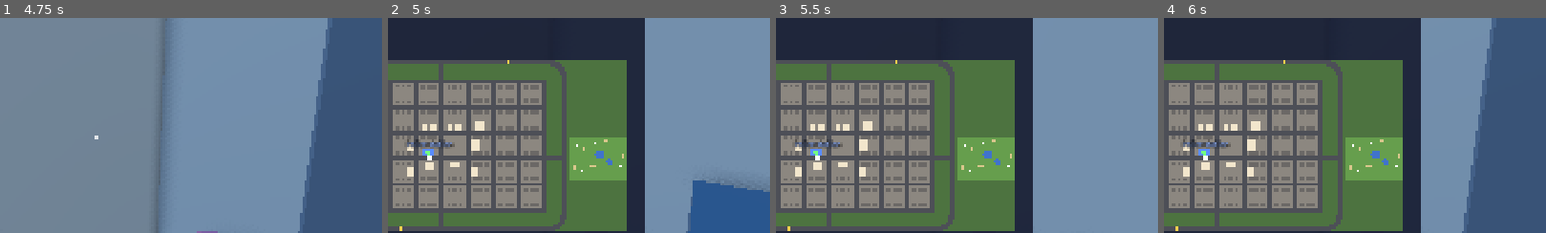
Above: before the commit, frames 1-4 (left to right).
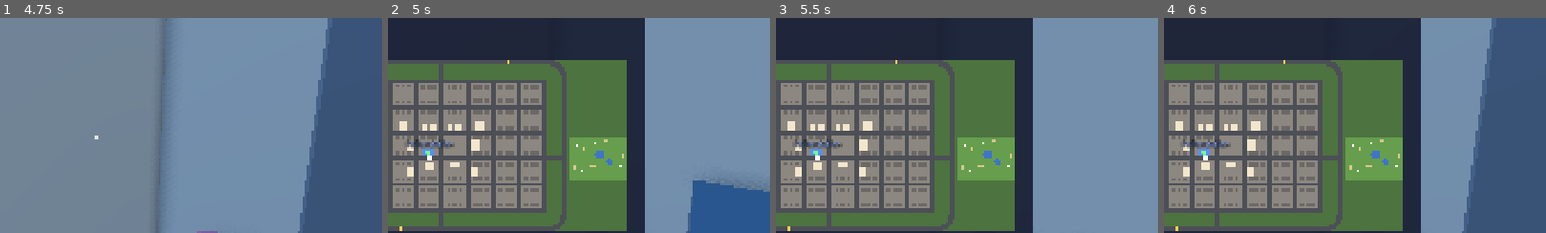
Above: after the commit, the same moments.

Repository: cristiangelini/BPD
Game: Godot game, scene res://scenes/ui/main_menu.tscn
Two runs of this game, one before a commit and one after it. Both use one fixed random seed, a clock stepped at 60 frames per second and the inputs below.
Inputs (mouse positions are % of the whole screen's width and height, from its top left):
- Up to frame 1 (4.75 s): click "Play" at 0.5 s; tap Enter at 1.25 s; move the mouse to (72, 45) at 1.27 s; hold D (move_right) 1.28-2.03 s; hold Shift (run) 1.28-2.03 s; click (72, 45) at 1.42 s; tap Space (jump) at 1.52, 1.82, 2.27, 2.57, 3.77, 4.07, 4.52 s; move the mouse to (45, 50) at 2.02 s; hold W (move_forward) from 2.03 s (still down); tap R (ask) at 2.1 s; tap Shift (run) every 0.75 s from 2.3 to 4.55 s; move the mouse to (52, 48) at 2.77 s; hold Q (checklist) 2.78-3.53 s; move the mouse to (49, 52) at 3.52 s; tap Ctrl (crouch) at 3.6 s; click (49, 52) at 3.67 s; move the mouse to (57, 51) at 4.27 s; hold H (dance) from 4.28 s (still down)
- Up to frame 2 (5 s): keep holding W (move_forward); keep holding H (dance); tap Space (jump) at 4.82 s; tap M (map) at 4.9 s
- Up to frame 3 (5.5 s): keep holding W (move_forward); move the mouse to (42, 49) at 5.02 s; release H (dance) at 5.03 s; tap G (drop) at 5.1 s; tap Space (jump) at 5.27 s; tap Shift (run) at 5.3 s
- Up to frame 4 (6 s): keep holding W (move_forward); tap Space (jump) at 5.57 s; move the mouse to (51, 50) at 5.77 s; hold F (flashlight) from 5.78 s (still down); click (51, 50) at 5.92 s
The pictures show only the part of the screen within x 37-87%, y 22-72%; the shares and areas given below are measured in that part.

Frame 1 is identical in both runs. In frame 2, 0.1% of the frame differs, in the area x 2-6%, y 48-53%; in frame 3, 0.1%; in frame 4, 0.1%.

Commit message:
Add the neighborhood chapel for the church choir infiltration
Its lot in the city (block 1,1, south side), the nave with the pews, the
choir platform with its stands, the cardboard organ and the back rooms with
the locked sacristy. --place=choir opens it; people and the case come next.

Co-Authored-By: Claude Opus 5.5 (1M context) <noreply@anthropic.com>
Claude-Session: https://claude.ai/code/session_01UXwRy4nCUmp8Zcg5tBLZhH

Diff:
--- /dev/null
+++ b/scenes/levels/church_choir.tscn
@@ -0,0 +1,57 @@
+[gd_scene format=3]
+
+[ext_resource type="Script" path="res://scripts/levels/church_choir.gd" id="1"]
+[ext_resource type="Script" path="res://scripts/levels/city.gd" id="4"]
+[ext_resource type="PackedScene" path="res://scenes/player/cop.tscn" id="2"]
+[ext_resource type="PackedScene" path="res://scenes/vehicles/patrol_car.tscn" id="3"]
+[ext_resource type="PackedScene" path="res://scenes/ui/shift_screen.tscn" id="5"]
+
+[sub_resource type="ProceduralSkyMaterial" id="SkyMat"]
+sky_top_color = Color(0.32, 0.56, 0.9, 1)
+sky_horizon_color = Color(0.75, 0.85, 0.95, 1)
+ground_horizon_color = Color(0.75, 0.85, 0.95, 1)
+ground_bottom_color = Color(0.4, 0.37, 0.33, 1)
+
+[sub_resource type="Sky" id="Sky"]
+sky_material = SubResource("SkyMat")
+
+[sub_resource type="Environment" id="Env"]
+background_mode = 2
+sky = SubResource("Sky")
+ambient_light_source = 3
+ambient_light_sky_contribution = 0.6
+ambient_light_energy = 0.45
+tonemap_mode = 2
+tonemap_exposure = 0.85
+ssao_enabled = true
+ssao_radius = 1.2
+ssao_intensity = 1.6
+adjustments_enabled = true
+adjustments_saturation = 1.2
+
+[node name="ChurchChoir" type="Node3D"]
+script = ExtResource("1")
+
+[node name="Environment" type="WorldEnvironment" parent="."]
+environment = SubResource("Env")
+
+[node name="Sun" type="DirectionalLight3D" parent="."]
+transform = Transform3D(0.866, -0.354, 0.354, 0, 0.707, 0.707, -0.5, -0.612, 0.612, 0, 8, 0)
+light_color = Color(1, 0.93, 0.82, 1)
+light_energy = 1.2
+shadow_enabled = true
+shadow_blur = 1.5
+directional_shadow_max_distance = 120.0
+
+[node name="City" type="Node3D" parent="."]
+script = ExtResource("4")
+live_place = "chapel"
+live_block_ground = false
+
+[node name="Built" type="Node3D" parent="."]
+
+[node name="Cop" parent="." instance=ExtResource("2")]
+
+[node name="PatrolCar" parent="." instance=ExtResource("3")]
+
+[node name="ShiftScreen" parent="." instance=ExtResource("5")]
--- a/scripts/case/place_draw.gd
+++ b/scripts/case/place_draw.gd
@@ -19,6 +19,7 @@
 	"traffic": "res://scenes/levels/traffic_control.tscn",
 	"jailbreak": "res://scenes/levels/jailbreak.tscn",
 	"club": "res://scenes/levels/grandpa_club.tscn",
+	"choir": "res://scenes/levels/church_choir.tscn",
 }
 ## The raids, drawn by the seed.
 const ORDER := ["grandpa", "bakery", "groomer"]
--- /dev/null
+++ b/scripts/levels/church_choir.gd
@@ -0,0 +1,153 @@
+class_name ChurchChoir
+extends InfiltrationPlace
+
+## The neighborhood chapel "Capilla del barrio" (docs/diseno/infiltracion-coro.md, step 3, decision 101): one floor on
+## its lot in the city, the front to +Z. The nave has two columns of pews with an aisle down the middle, and at the
+## back the choir's platform with its music stands and the cardboard organ by the west wall; behind the platform, the
+## sacristy (locked) and the storeroom. The cops start in the station, where the robes are, and drive here.
+## --place=choir opens it from Play. The choristers, the lady at the door and Maestro Ernesto come next (step 3b), and
+## the case after them (step 5). Every number here is (propuesta).
+
+const DOOR_SCENE := preload("res://scenes/props/front_door.tscn")
+const HALF_X := 12.0
+const HALF_Z := 11.0
+const FLOOR_TOP := 0.06
+const ROOF := GameScale.FLOOR_HEIGHT
+## The front entrance, an open doorway at the end of the aisle.
+const ENTRANCE_X := 0.0
+## The pews: one column on each side of the aisle, rows from the front toward the platform.
+const PEW_XS: Array[float] = [-3.2, 3.2]
+const PEW_ZS: Array[float] = [6.5, 5.0, 3.5, 2.0, 0.5, -1.0]
+const PEW_SIZE := Vector3(3.6, 0.45, 0.5)
+const PEW_BACK := 0.9
+## The choir's platform against the back wall, low enough to step onto, and its two rows of music stands.
+const PLATFORM := Rect2(-7.0, -7.5, 14.0, 3.5)
+const PLATFORM_HEIGHT := 0.35
+const ROW_ZS: Array[float] = [-6.7, -5.2]
+const SPOTS_PER_ROW := 7
+const SPOT_GAP := 1.8
+## Each stand sits this far in front (+Z) of its spot.
+const STAND_AHEAD := 0.55
+## Where the director stands, on the floor in front of the platform, facing it (-Z).
+const DIRECTOR_AT := Vector3(0, 0, -2.6)
+## The cardboard organ along the west wall, by the platform.
+const ORGAN_AT := Vector3(-11.2, 0, -3.2)
+const ORGAN_SIZE := Vector3(1.2, 2.4, 2.4)
+## The back rooms run along the north behind the platform: the sacristy (west, locked) and the storeroom (east).
+const BACK_Z := -7.5
+const ROOMS_SPLIT_X := 0.0
+const SACRISTY_DOOR_X := -10.0
+const STORE_DOOR_X := 10.0
+
+const OUTSIDE := Color(0.92, 0.88, 0.78)
+const INSIDE := Color(0.96, 0.94, 0.88)
+const STONE := Color(0.62, 0.6, 0.58)
+const WOOD := Color(0.48, 0.3, 0.18)
+const PLATFORM_COLOR := Color(0.45, 0.28, 0.2)
+const STAND := Color(0.15, 0.15, 0.17)
+const CARDBOARD := Color(0.72, 0.56, 0.36)
+const PIPE := Color(0.85, 0.75, 0.45)
+const WINDOW_COLORS: Array[Color] = [Color(0.85, 0.25, 0.3), Color(0.25, 0.45, 0.9), Color(0.95, 0.8, 0.25),
+	Color(0.3, 0.75, 0.4)]
+
+var sacristy_door: FrontDoor
+## The choristers' spots on the platform, on the floor of the platform, in the chapel's space.
+var spots: Array[Vector3] = []
+var _build: PlaceBuilder
+
+
+func _ready() -> void:
+	variant = "choir"
+	take_seed()
+	_build = PlaceBuilder.new($Built)
+	_build_shell()
+	_build_nave()
+	_build_platform()
+	_build_back_rooms()
+	sacristy_door = DOOR_SCENE.instantiate()
+	sacristy_door.position = Vector3(SACRISTY_DOOR_X - GameScale.DOOR_WIDTH / 2, FLOOR_TOP, BACK_Z)
+	add_child(sacristy_door)
+	place_in_city("chapel")
+
+
+## The choir van waits on the street, out of the entrance (step 5).
+func getaway_at() -> Transform3D:
+	return Transform3D(global_basis, global_transform * Vector3(ENTRANCE_X, 0, HALF_Z + CityLayout.SIDEWALK + 2.0))
+
+
+## Floor, outer walls with the entrance, the roof, the sign and the round colored window over the door.
+func _build_shell() -> void:
+	_build.slab(-HALF_X, HALF_X, -HALF_Z, HALF_Z, FLOOR_TOP, STONE)
+	_build.slab(-HALF_X - 0.2, HALF_X + 0.2, -HALF_Z - 0.2, HALF_Z + 0.2, ROOF, OUTSIDE.darkened(0.4))
+	_build.wall("x", -HALF_Z, -HALF_X, HALF_X, 0, [], OUTSIDE)
+	_build.wall("z", -HALF_X, -HALF_Z, HALF_Z, 0, [], OUTSIDE)
+	_build.wall("z", HALF_X, -HALF_Z, HALF_Z, 0, [], OUTSIDE)
+	_build.wall("x", HALF_Z, -HALF_X, HALF_X, 0, [ENTRANCE_X], OUTSIDE)
+	var sign_label := Label3D.new()
+	sign_label.text = "PLACE_CHAPEL"
+	sign_label.font_size = 64
+	sign_label.pixel_size = 0.01
+	sign_label.outline_size = 14
+	sign_label.position = Vector3(0, ROOF + 0.6, HALF_Z + 0.1)
+	$Built.add_child(sign_label)
+	for i in WINDOW_COLORS.size():
+		var pane := CylinderMesh.new()
+		pane.top_radius = 0.35
+		pane.bottom_radius = 0.35
+		pane.height = 0.02
+		var angle := TAU * i / WINDOW_COLORS.size()
+		_build.mesh(pane, Vector3(ENTRANCE_X + cos(angle) * 0.4, ROOF + 1.6 + sin(angle) * 0.4, HALF_Z + 0.09),
+			WINDOW_COLORS[i], Vector3(PI / 2, 0, 0))
+	# The bell gable over the entrance, so it reads as a chapel from the street.
+	_build.box(Vector3(ENTRANCE_X, ROOF + 1.6, HALF_Z), Vector3(3.0, 2.6, 0.15), OUTSIDE)
+	for x: float in [-7.0, 0.0, 7.0]:
+		for z: float in [-9.0, -4.0, 2.0, 7.5]:
+			_build.light(Vector3(x, ROOF - 0.6, z))
+
+
+## The pews in two columns along the aisle, each with its backrest toward the entrance.
+func _build_nave() -> void:
+	for x: float in PEW_XS:
+		for z: float in PEW_ZS:
+			_build.box(Vector3(x, FLOOR_TOP + PEW_SIZE.y / 2, z), PEW_SIZE, WOOD)
+			_build.box(Vector3(x, FLOOR_TOP + PEW_BACK / 2, z + PEW_SIZE.z / 2 + 0.04),
+				Vector3(PEW_SIZE.x, PEW_BACK, 0.08), WOOD.darkened(0.15))
+	# The cardboard organ: a box with painted pipes on its front, facing the nave (+X).
+	var organ_middle := ORGAN_AT + Vector3(0, FLOOR_TOP + ORGAN_SIZE.y / 2, 0)
+	_build.box(organ_middle, ORGAN_SIZE, CARDBOARD)
+	for i in 7:
+		var tall := 0.8 + 0.25 * (3 - absi(i - 3))
+		_build.mesh_box(Vector3(ORGAN_AT.x + ORGAN_SIZE.x / 2 + 0.01, FLOOR_TOP + 1.0 + tall / 2, ORGAN_AT.z - 0.9 + i * 0.3),
+			Vector3(0.02, tall, 0.18), PIPE)
+
+
+## The platform with its two rows of spots and a music stand in front of each, a step up from the nave.
+func _build_platform() -> void:
+	var middle := PLATFORM.get_center()
+	_build.box(Vector3(middle.x, FLOOR_TOP + PLATFORM_HEIGHT / 2, middle.y),
+		Vector3(PLATFORM.size.x, PLATFORM_HEIGHT, PLATFORM.size.y), PLATFORM_COLOR)
+	var top := FLOOR_TOP + PLATFORM_HEIGHT
+	for z: float in ROW_ZS:
+		for i in SPOTS_PER_ROW:
+			var at := Vector3((i - (SPOTS_PER_ROW - 1) / 2.0) * SPOT_GAP, top, z)
+			spots.append(at)
+			var stand := at + Vector3(0, 0, STAND_AHEAD)
+			_build.mesh_box(stand + Vector3(0, 0.5, 0), Vector3(0.04, 1.0, 0.04), STAND)
+			_build.mesh_box(stand + Vector3(0, 1.05, 0), Vector3(0.45, 0.32, 0.03), STAND)
+	# The director's little box to stand on, so the choir sees the baton.
+	_build.box(DIRECTOR_AT + Vector3(0, FLOOR_TOP + 0.1, 0), Vector3(0.7, 0.2, 0.7), WOOD)
+
+
+## The sacristy and the storeroom behind the platform, with the sacristy's desk and cabinet and the storeroom's
+## shelves.
+func _build_back_rooms() -> void:
+	_build.wall("x", BACK_Z, -HALF_X, HALF_X, 0, [SACRISTY_DOOR_X, STORE_DOOR_X], INSIDE)
+	_build.wall("z", ROOMS_SPLIT_X, -HALF_Z, BACK_Z, 0, [], INSIDE)
+	# Sacristy: a desk and a tall cabinet.
+	_build.legs(Vector3(-6.0, FLOOR_TOP, -9.6), Vector2(1.6, 0.8), 0.72, WOOD)
+	_build.box(Vector3(-6.0, FLOOR_TOP + 0.74, -9.6), Vector3(1.6, 0.04, 0.8), WOOD)
+	_build.box(Vector3(-2.0, FLOOR_TOP + 0.9, -10.4), Vector3(1.4, 1.8, 0.6), WOOD.darkened(0.2))
+	# Storeroom: shelves along the back wall and boxes of old songbooks.
+	_build.open_box(Vector3(6.0, FLOOR_TOP, -10.5), Vector3(6.0, 2.0, 0.6), "+z", WOOD)
+	_build.box(Vector3(2.5, FLOOR_TOP + 0.3, -8.6), Vector3(0.8, 0.6, 0.6), CARDBOARD)
+	_build.box(Vector3(3.4, FLOOR_TOP + 0.25, -9.4), Vector3(0.7, 0.5, 0.6), CARDBOARD.darkened(0.1))
--- a/scripts/levels/city_layout.gd
+++ b/scripts/levels/city_layout.gd
@@ -31,6 +31,7 @@
 	{"id": "gym", "block": Vector2i(3, 1), "side": "s", "along": 12.0, "size": Vector3(18, 8, 16), "color": Color(0.4, 0.75, 0.4), "sign": "PLACE_GYM"},
 	{"id": "doll_factory", "block": Vector2i(4, 2), "side": "w", "along": 0.0, "size": Vector3(28, 10, 26), "color": Color(0.95, 0.6, 0.75), "sign": "PLACE_DOLL_FACTORY"},
 	{"id": "grandpa_club", "block": Vector2i(4, 1), "side": "s", "along": 0.0, "size": Vector3(28, 5, 22), "color": Color(0.82, 0.55, 0.75), "sign": "PLACE_GRANDPA_CLUB"},
+	{"id": "chapel", "block": Vector2i(1, 1), "side": "s", "along": 0.0, "size": Vector3(24, 5, 22), "color": Color(0.92, 0.88, 0.78), "sign": "PLACE_CHAPEL"},
 	{"id": "cake_lab", "block": Vector2i(4, 3), "side": "w", "along": 0.0, "size": Vector3(24, 8, 22), "color": Color(0.95, 0.95, 0.85), "sign": "PLACE_CAKE_LAB"},
 ]
 
--- /dev/null
+++ b/tests/unit/test_church_choir.gd
@@ -0,0 +1,56 @@
+extends GutTest
+
+## The neighborhood chapel (infiltracion-coro.md, step 3a, decision 101): its lot in the city, the pews with the
+## aisle, the choir's platform with a stand for each spot, the organ, the locked sacristy and the cops starting at the
+## station by the robes.
+
+const LEVEL := preload("res://scenes/levels/church_choir.tscn")
+
+var chapel: ChurchChoir
+
+
+func before_each() -> void:
+	chapel = LEVEL.instantiate()
+	chapel.get_node("Cop").input_enabled = false
+	add_child_autofree(chapel)
+	await wait_physics_frames(2)
+
+
+func test_it_has_its_lot_and_play_can_open_it() -> void:
+	assert_false(CityLayout.place("chapel").is_empty())
+	assert_eq(PlaceDraw.pick(1234, PackedStringArray(["--place=choir"])), "choir")
+	assert_true(ResourceLoader.exists(PlaceDraw.PLACES["choir"]))
+
+
+func test_it_is_the_choir_infiltration_place() -> void:
+	assert_true(chapel is InfiltrationPlace)
+	assert_eq(chapel.variant, "choir")
+
+
+func test_the_platform_has_a_spot_for_each_chorister_and_cop() -> void:
+	assert_eq(chapel.spots.size(), ChurchChoir.ROW_ZS.size() * ChurchChoir.SPOTS_PER_ROW)
+	for spot: Vector3 in chapel.spots:
+		assert_true(ChurchChoir.PLATFORM.has_point(Vector2(spot.x, spot.z)), "on the platform")
+		assert_almost_eq(spot.y, ChurchChoir.FLOOR_TOP + ChurchChoir.PLATFORM_HEIGHT, 0.01)
+
+
+func test_the_aisle_and_the_entrance_are_clear() -> void:
+	for x: float in ChurchChoir.PEW_XS:
+		assert_gt(absf(x - ChurchChoir.ENTRANCE_X) - ChurchChoir.PEW_SIZE.x / 2, GameScale.DOOR_WIDTH / 2,
+			"the pews leave the aisle as wide as the door")
+
+
+func test_the_sacristy_is_locked() -> void:
+	assert_true(chapel.sacristy_door.locked)
+
+
+func test_the_cops_start_at_the_station() -> void:
+	var cop: Cop = chapel.get_node("Cop")
+	var station := chapel.city.global_transform * CityLayout.lot("station")
+	assert_lt(cop.global_position.distance_to(station * StationRooms.SPAWNS[0]), 0.5)
+
+
+func test_the_getaway_waits_on_the_street_out_of_the_entrance() -> void:
+	var local := chapel.global_transform.affine_inverse() * chapel.getaway_at().origin
+	assert_almost_eq(local.x, ChurchChoir.ENTRANCE_X, 0.01)
+	assert_gt(local.z, ChurchChoir.HALF_Z + CityLayout.SIDEWALK, "past the sidewalk")
--- a/tests/unit/test_city.gd
+++ b/tests/unit/test_city.gd
@@ -23,7 +23,8 @@
 	for id in RAID_PLACES:
 		assert_false(CityLayout.place(id).is_empty(), "%s should have a lot" % id)
 	assert_false(CityLayout.place("grandpa_club").is_empty(), "the infiltration's club too")
-	assert_eq(CityLayout.PLACES.size(), RAID_PLACES.size() + 2)
+	assert_false(CityLayout.place("chapel").is_empty(), "and the choir's chapel")
+	assert_eq(CityLayout.PLACES.size(), RAID_PLACES.size() + 3)
 
 
 func test_no_two_lots_overlap() -> void:
--- a/translations/texts.csv
+++ b/translations/texts.csv
@@ -1104,3 +1104,4 @@
 CHASE_CHELA_LINE_1,"¡Diez por hora! ¡Le puse el motor de la cortadora de pasto!","Ten an hour! I put the lawnmower's motor on it!","Dez por hora! Coloquei o motor do cortador de grama!"
 CHASE_CHELA_LINE_2,"Yo solo tengo suerte. Mucha suerte. Todos los jueves.","I'm just lucky. Very lucky. Every Thursday.","Eu só tenho sorte. Muita sorte. Toda quinta."
 CHASE_CHELA_LINE_3,"Está bien, me rindo. Pero el vals lo bailaban horrible.","Fine, I give up. But you danced the waltz horribly.","Tá bom, eu me rendo. Mas vocês dançaram a valsa horrível."
+PLACE_CHAPEL,"Capilla del barrio","Neighborhood Chapel","Capela do Bairro"
Not shown, added: scripts/levels/church_choir.gd.uid
Not shown, added: tests/unit/test_church_choir.gd.uid
Not shown, changed: docs/diseno/infiltracion-coro.md
